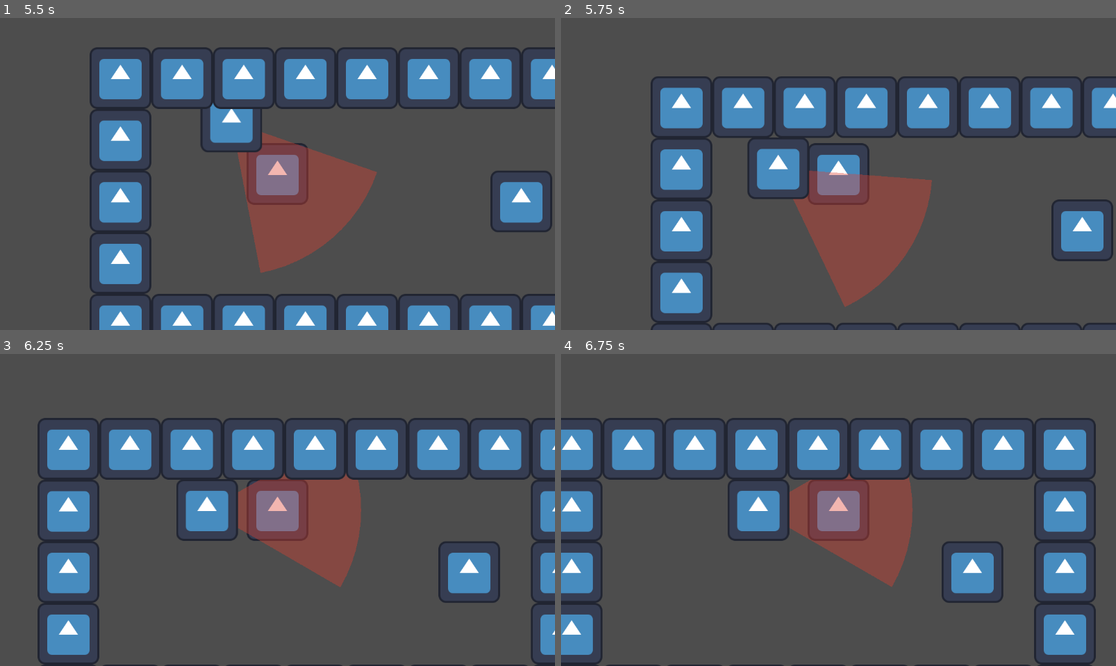
Above: before the commit, frames 1-4 (two rows, left to right).
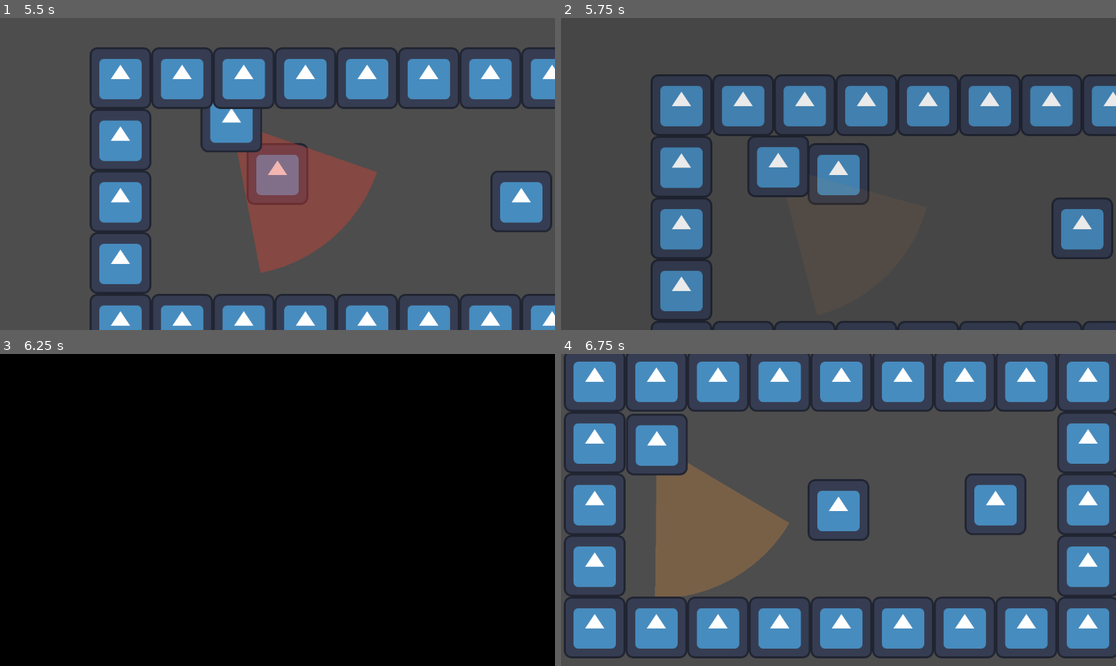
Above: after the commit, the same moments.

Repository: haileytrinh/LDC4
Game: Godot game, scene res://level.tscn
The game is run twice, just before and just after one commit, with the same random seed, the same clock (stepped at 60 frames per second) and the same inputs. The engine's default icon, where the game draws it, is replaced by a stand-in: a white triangle on a blue panel in a dark square.
Inputs:
- Up to frame 1 (5.5 s): hold E (interact) 0.53-1.28 s; hold W (move_up) 0.53-2.03 s; tap E (interact) at 1.35, 2.85, 4.35 s; hold E (interact) 2.03-2.78 s; hold A (move_left) 2.03-3.53 s; hold S (move_down) 3.53-4.28 s; hold E (interact) 3.53-4.28 s; hold D (move_right) 4.28-5.03 s; hold W (move_up) from 5.03 s (still down); hold E (interact) from 5.03 s (still down)
- Up to frame 2 (5.75 s): keep holding W (move_up); keep holding E (interact)
- Up to frame 3 (6.25 s): release W (move_up) at 5.78 s; release E (interact) at 5.78 s; hold D (move_right) from 5.78 s (still down); tap E (interact) at 5.85 s
- Up to frame 4 (6.75 s): keep holding D (move_right); hold E (interact) from 6.53 s (still down)

Frame 1 is identical in both runs. In frame 2, 12% of the frame differs, in the area x 16-100%, y 18-100%; in frame 3, 100%, in the area x 0-100%, y 0-100%; in frame 4, 56%.

Commit message:
Implemented the rest of the caught sequence.
- hunter and wolf both freeze on capture
- fade to black transition on reset
- hunter and wolf reset to checkpoint positions

Diff:
--- a/ldc-4/hunter.gd
+++ b/ldc-4/hunter.gd
@@ -30,7 +30,7 @@
 @export var chase_speed := 200.0
 ## Seconds the hunter keeps chasing after losing sight of the wolf
 @export var lose_time := 3.0
-@export var catch_distance := 14.0
+@export var catch_distance := 130.0
 
 @export_group("Investigate")
 @export var investigate_speed := 110.0
--- a/ldc-4/level.gd
+++ b/ldc-4/level.gd
@@ -1,11 +1,49 @@
 extends Node2D
 
 
-# Called when the node enters the scene tree for the first time.
-func _ready() -> void:
-	pass # Replace with function body.
+## Drag your Wolf node here in the Inspector
+@export var wolf: CharacterBody2D
+## Drag a full-screen black ColorRect (inside a CanvasLayer) here
+@export var fade: ColorRect
+@export var fade_time := 0.4
+
+var checkpoint_pos := Vector2.ZERO
+var respawning := false
 
 
-# Called every frame. 'delta' is the elapsed time since the previous frame.
-func _process(delta: float) -> void:
-	pass
+func _ready() -> void:
+	add_to_group("level")
+	checkpoint_pos = wolf.global_position  # the start of the level is the first checkpoint
+	fade.color.a = 0.0
+	fade.set_anchors_and_offsets_preset(Control.PRESET_FULL_RECT)
+	fade.mouse_filter = Control.MOUSE_FILTER_IGNORE
+	for h in get_tree().get_nodes_in_group("hunters"):
+		h.caught_player.connect(_on_caught)
+
+
+## Called by checkpoint.gd
+func set_checkpoint(pos: Vector2) -> void:
+	checkpoint_pos = pos
+
+
+func _on_caught() -> void:
+	if respawning:
+		return  # two hunters catching the wolf on the same frame
+	respawning = true
+	wolf.frozen = true
+
+	var t = create_tween()
+	t.tween_property(fade, "color:a", 1.0, fade_time)
+	await t.finished
+
+	wolf.global_position = checkpoint_pos
+	wolf.velocity = Vector2.ZERO
+	get_tree().call_group("resettable", "reset")
+	await get_tree().create_timer(0.2).timeout
+
+	t = create_tween()
+	t.tween_property(fade, "color:a", 0.0, fade_time)
+	await t.finished
+
+	wolf.frozen = false
+	respawning = false
--- a/ldc-4/level.tscn
+++ b/ldc-4/level.tscn
@@ -140,8 +140,10 @@
 physics_layer_0/collision_layer = 1
 sources/0 = SubResource("TileSetAtlasSource_1bvp3")
 
-[node name="Level" type="Node2D" unique_id=778940516]
+[node name="Level" type="Node2D" unique_id=778940516 node_paths=PackedStringArray("wolf", "fade")]
 script = ExtResource("1_f2txt")
+wolf = NodePath("Wolf")
+fade = NodePath("Transition Screen/ColorRect")
 
 [node name="Wolf" parent="." unique_id=528376113 instance=ExtResource("2_1ainy")]
 position = Vector2(-326, 12)
@@ -165,3 +167,10 @@
 tile_set = SubResource("TileSet_lquwl")
 
 [node name="Node2D" parent="." unique_id=1092029942 instance=ExtResource("5_i2t4f")]
+
+[node name="Transition Screen" type="CanvasLayer" parent="." unique_id=1813944139]
+
+[node name="ColorRect" type="ColorRect" parent="Transition Screen" unique_id=361949382]
+offset_right = 40.0
+offset_bottom = 40.0
+color = Color(0, 0, 0, 1)
--- a/ldc-4/wolf.gd
+++ b/ldc-4/wolf.gd
@@ -3,18 +3,24 @@
 
 @export var speed := 240
 
+var frozen := false
+
+func _ready():
+	add_to_group("wolf")
 
 func _physics_process(_delta):
+	if frozen:
+		velocity = Vector2.ZERO
+		return
 	var dir := Input.get_vector("move_left", "move_right", "move_up", "move_down")
 	velocity = dir * speed
 	move_and_slide()
 
 func _unhandled_input(event):
+	if frozen:
+		return
 	if event.is_action_pressed("interact"):
 		for area in $"Interact Zone".get_overlapping_areas():
 			if area.has_method("interact"):
 				area.interact()
 				break
-
-func _ready():
-	add_to_group("wolf")
Not shown, added: process/videos/week1nov10_hunterAI_iter3_resettransition.mp4
